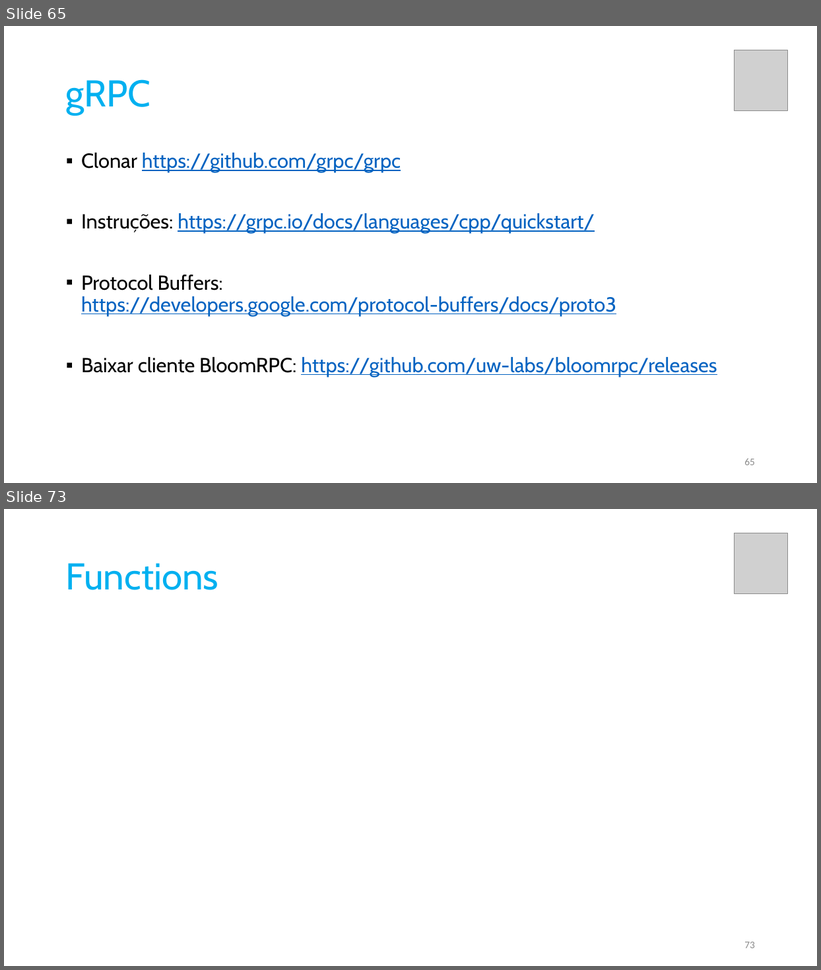
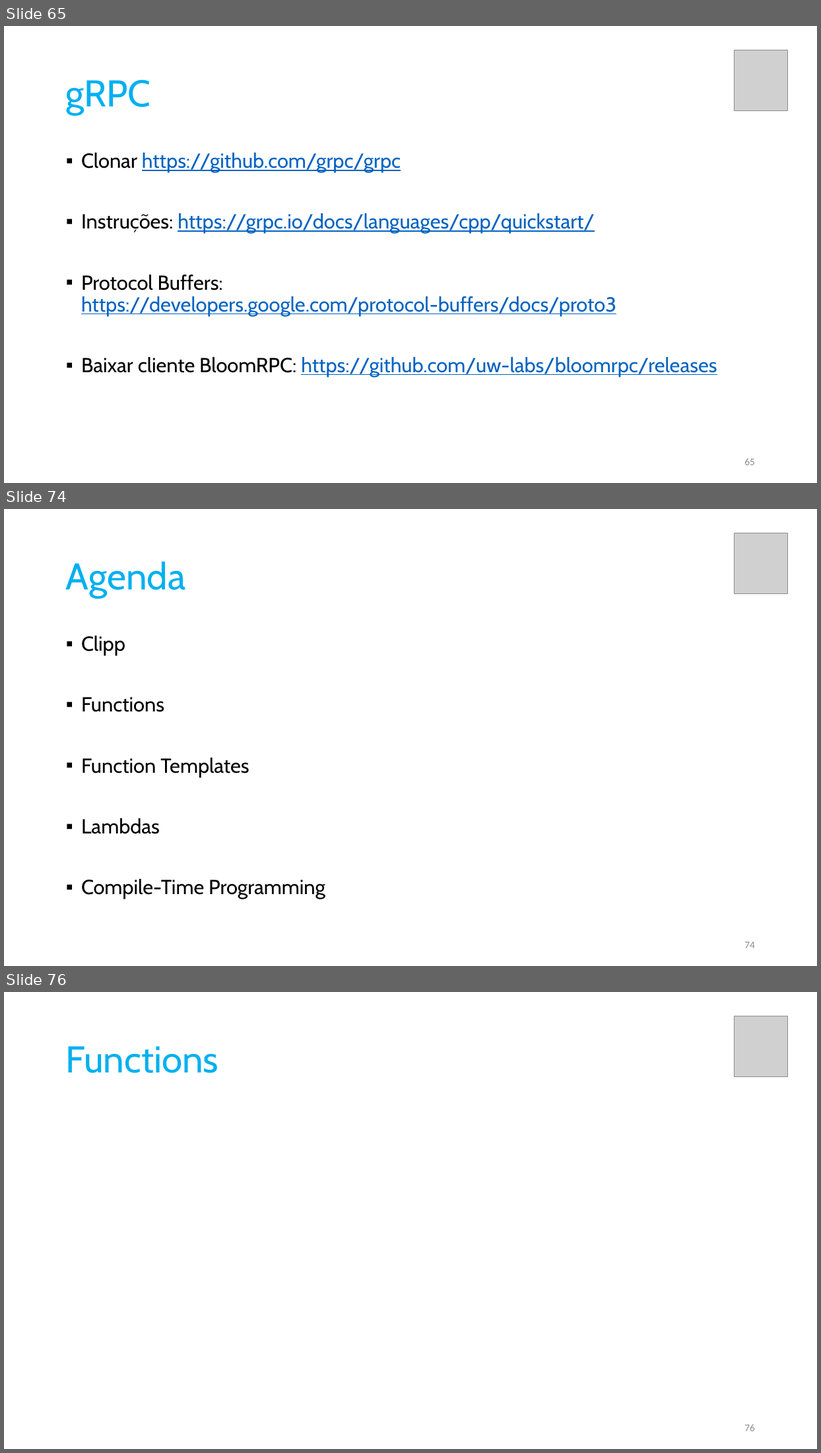
Before and after one commit to pfaco/ees_cpp, a slide deck: slides/C++.pptx. Shown one above the other, each under a label of ours: slides 65 and 73 before the commit, slides 65, 74 and 76 after it; the slides between them are not shown. The pictures are 821x970 and 821x1453 pixels, drawn with LibreOffice and Linux fonts; fonts in the diff are those of the drawing; grey boxes stand for pictures. Boxes give left, top, right and bottom in pixels: in the first picture for what was removed or moved away, otherwise in the second. Text is boxed around its words. In the diff, an @@ line names an element or a change of style, - is before the commit and + after.

```diff
--- a/slides/C++.pptx
+++ b/slides/C++.pptx
@@ slide 74 added at (4, 509, 817, 966), background #FFFFFF @@
@@ picture added at (735, 533, 789, 593) @@
@@ title added at (66, 561, 186, 598), 44 pt, text #00B0F0 @@
+Agenda
@@ text added at (81, 636, 325, 899), 24 pt, text #000000 @@
+▪ Clipp
+▪ Functions
+▪ Function Templates
+▪ Lambdas
+▪ Compile-Time Programming
@@ page number added at (745, 942, 755, 949), 12 pt, text #8C8C8C @@
+74
@@ what was slide 73 is now slide 76 @@
@@ page number at (745, 1424, 755, 1432): text changed @@
-73
+76
```
Also in this commit, not shown: 5 slides changed, 13 other slides added, 6 slides removed, 9 other files.
